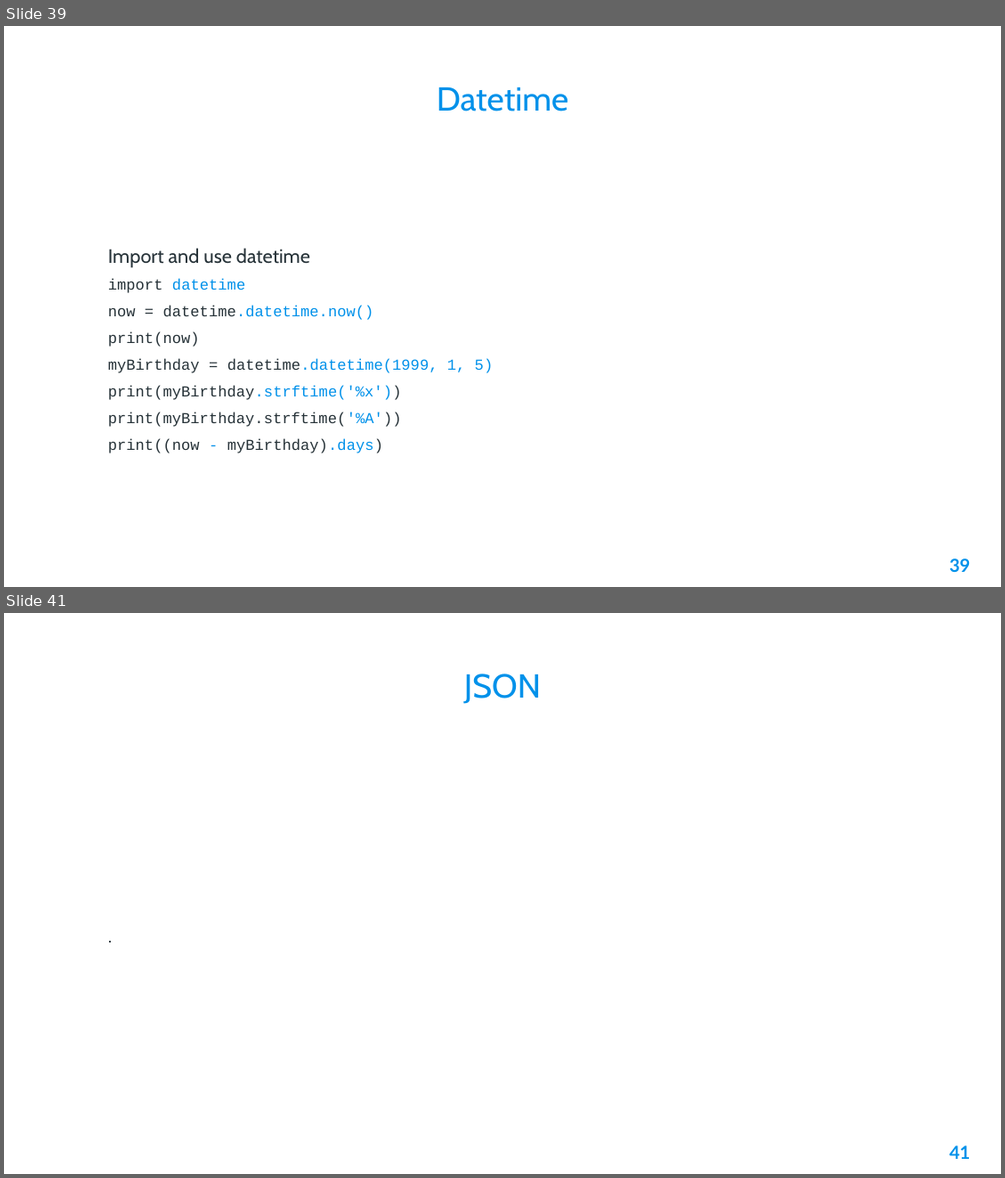
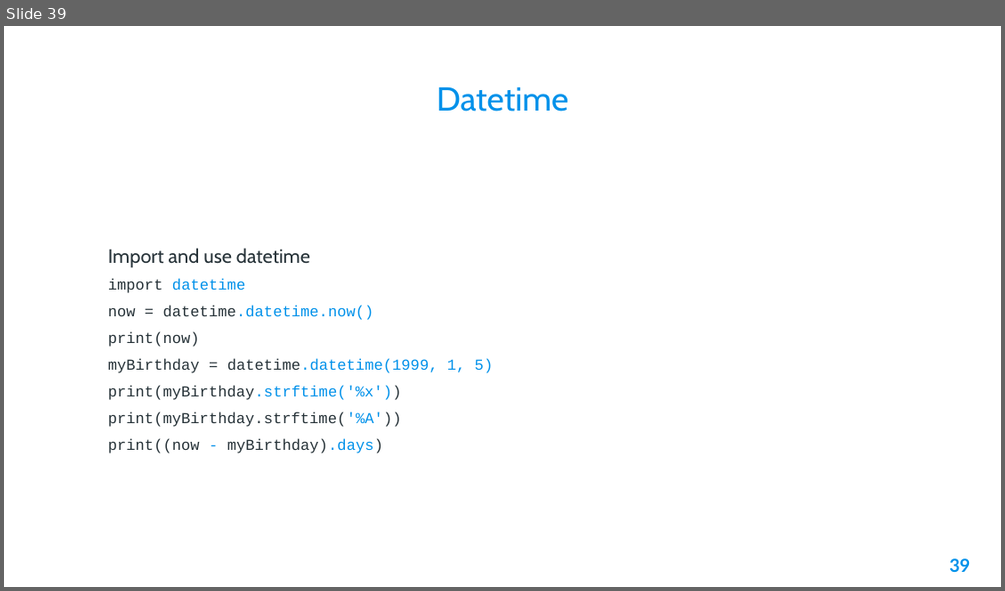
Before and after one commit to AleeRezaa/learn-python, a slide deck: Python.pptx. Shown one above the other, each under a label of ours: slides 39 and 41 before the commit, slide 39 after it; the slides between them are not shown. The pictures are 1005x1178 and 1005x591 pixels, drawn with LibreOffice and Linux fonts; fonts in the diff are those of the drawing; background and template pictures are left out. Boxes give left, top, right and bottom in pixels: in the first picture for what was removed or moved away, otherwise in the second. Text is boxed around its words. In the diff, an @@ line names an element or a change of style, - is before the commit and + after.

Commit message:
add math and json and packages

```diff
--- a/Python.pptx
+++ b/Python.pptx
@@ slide 41 removed at (4,613,1001,1174), background picture (left out) @@
@@ title removed at (464,674,541,704) @@
-JSON
@@ text removed at (89,738,915,1134) @@
-.
@@ page number removed at (949,1145,970,1159) @@
-41
```
Also in this commit, not shown: 8 slides changed, 3 slides added, 1 other file.
